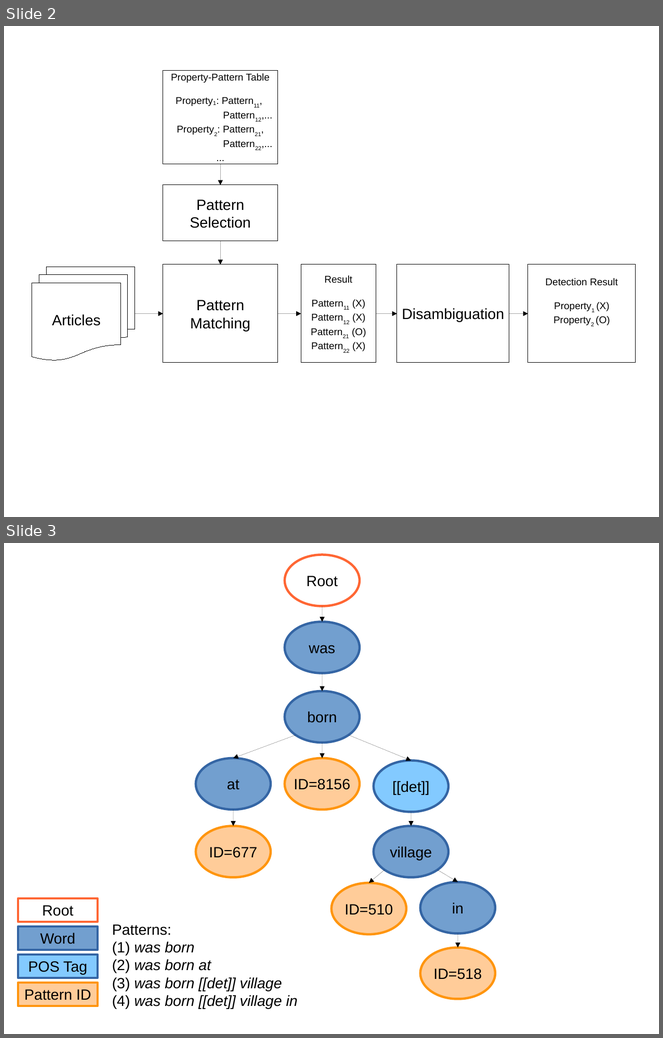
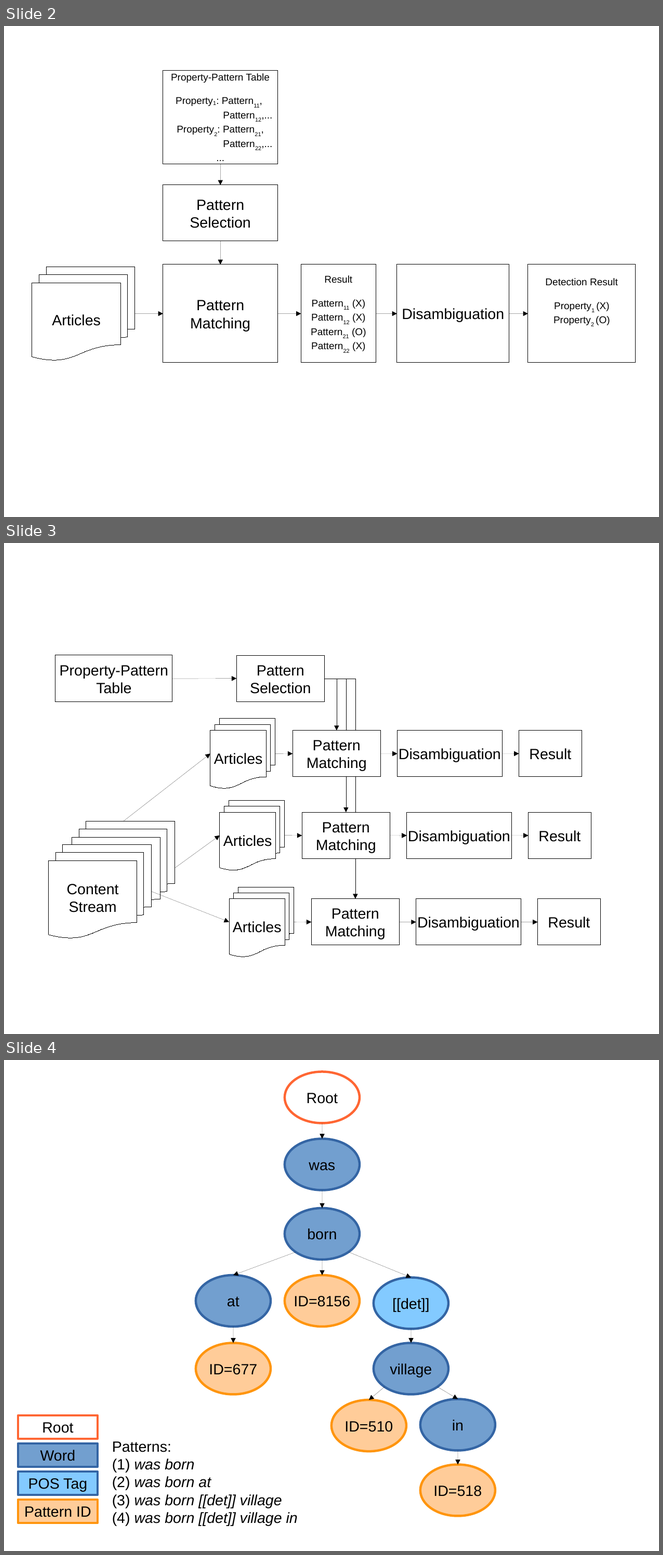
Before and after one commit to qcl/qcl-master-thesis, a slide deck: figures.odp. Shown one above the other, each under a label of ours: slides 2 and 3 before the commit, slides 2, 3 and 4 after it. The pictures are 663x1038 and 663x1555 pixels, drawn with LibreOffice and Linux fonts; fonts in the diff are those of the drawing. Boxes give left, top, right and bottom in pixels: in the first picture for what was removed or moved away, otherwise in the second. Text is boxed around its words. In the diff, an @@ line names an element or a change of style, - is before the commit and + after.

```diff
--- a/figures.odp
+++ b/figures.odp
@@ slide 3 added at [4,543,659,1034], background #FFFFFF @@
@@ rectangle added at [55,655,173,702], outline #000000 0 pt, 18 pt, text #000000 @@
+Property-Pattern
+Table
@@ rectangle added at [236,655,324,702], outline #000000 0 pt, 18 pt, text #000000 @@
+Pattern
+Selection
@@ arrow added from (172, 679) to (236, 679), #000000 0 pt @@
@@ elbow arrow added from (324, 679) to (356, 899), #000000 0 pt @@
@@ elbow arrow added from (324, 679) to (347, 812), #000000 0 pt @@
@@ elbow arrow added from (324, 679) to (337, 731), #000000 0 pt @@
@@ flow chart multidocument added at [210,719,275,789], outline #000000 0 pt, 18 pt, text #000000 @@
+Articles
@@ rectangle added at [293,731,381,777], fill #FFFFFF, outline #000000 0 pt, 18 pt, text #000000 @@
+Pattern
+Matching
@@ rectangle added at [398,731,503,777], outline #000000 0 pt, 18 pt, text #000000 @@
+Disambiguation
@@ rectangle added at [519,731,583,777], outline #000000 0 pt, 18 pt, text #000000 @@
+Result
@@ arrow added from (124, 822) to (210, 754), #000000 0 pt @@
@@ arrow added from (276, 754) to (293, 754), #000000 0 pt @@
@@ arrow added from (381, 754) to (398, 754), #000000 0 pt @@
@@ arrow added from (503, 754) to (519, 754), #000000 0 pt @@
@@ flow chart multidocument added at [220,801,285,871], outline #000000 0 pt, 18 pt, text #000000 @@
+Articles
@@ flow chart multidocument added at [72,822,175,915], outline #000000 0 pt, 18 pt, text #000000 @@
+Articles
@@ rectangle added at [302,812,390,859], fill #FFFFFF, outline #000000 0 pt, 18 pt, text #000000 @@
+Pattern
+Matching
@@ rectangle added at [407,812,513,859], outline #000000 0 pt, 18 pt, text #000000 @@
+Disambiguation
@@ rectangle added at [528,812,592,859], outline #000000 0 pt, 18 pt, text #000000 @@
+Result
@@ arrow added from (175, 868) to (220, 836), #000000 0 pt @@
@@ arrow added from (285, 836) to (302, 836), #000000 0 pt @@
@@ arrow added from (390, 836) to (407, 836), #000000 0 pt @@
@@ arrow added from (512, 836) to (529, 836), #000000 0 pt @@
@@ flow chart multidocument added at [49,845,152,938], fill #FFFFFF, outline #000000 0 pt, 18 pt, text #000000 @@
+Content
+Stream
@@ arrow added from (152, 892) to (229, 922), #000000 0 pt @@
@@ flow chart multidocument added at [229,887,294,957], outline #000000 0 pt, 18 pt, text #000000 @@
+Articles
@@ rectangle added at [311,899,399,945], fill #FFFFFF, outline #000000 0 pt, 18 pt, text #000000 @@
+Pattern
+Matching
@@ rectangle added at [417,899,522,945], outline #000000 0 pt, 18 pt, text #000000 @@
+Disambiguation
@@ rectangle added at [538,899,601,945], outline #000000 0 pt, 18 pt, text #000000 @@
+Result
@@ arrow added from (294, 922) to (311, 922), #000000 0 pt @@
@@ arrow added from (399, 922) to (417, 922), #000000 0 pt @@
@@ arrow added from (521, 922) to (538, 922), #000000 0 pt @@
@@ what was slide 3 is now slide 4 @@
```
Also in this commit, not shown: 2 other files.
